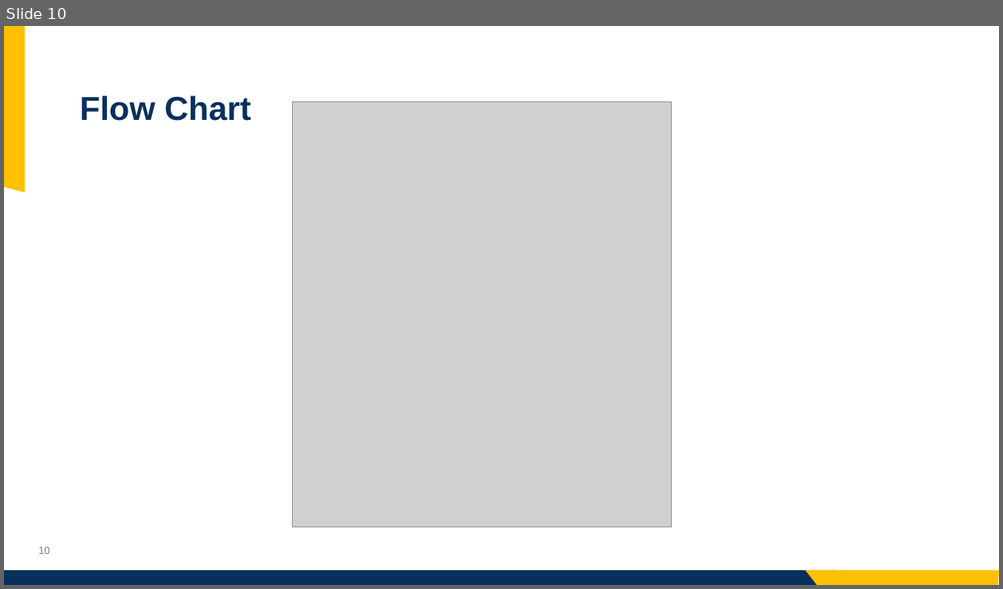
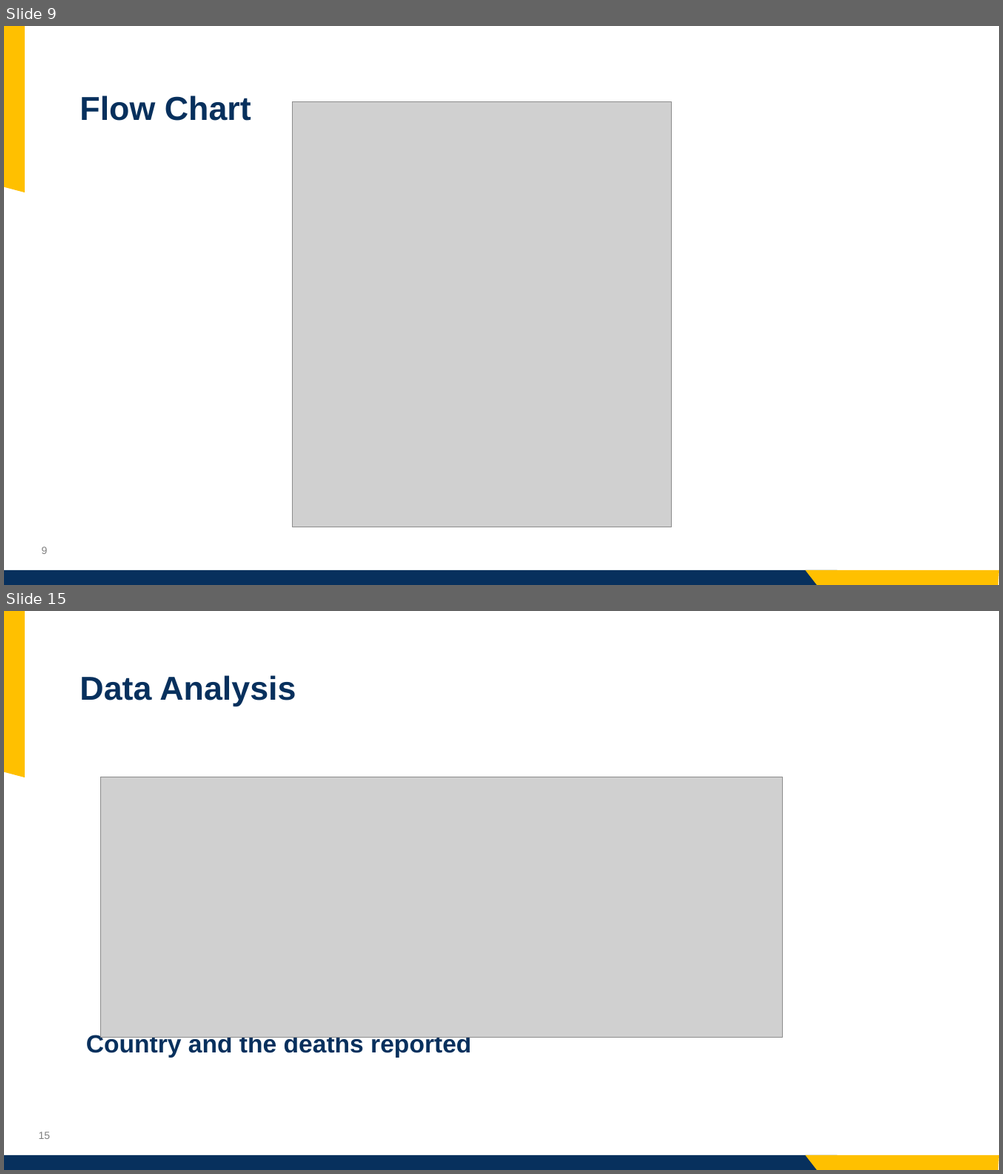
Before and after one commit to jashwanth08/SpringCapstone2023, a slide deck: presentataions/Presentation.pptx. Shown one above the other, each under a label of ours: slide 10 before the commit, slides 9 and 15 after it; the slides between them are not shown. The pictures are 1003x589 and 1003x1174 pixels, drawn with LibreOffice and Linux fonts; fonts in the diff are those of the drawing; grey boxes stand for pictures; background and template pictures are left out. Boxes give left, top, right and bottom in pixels: in the first picture for what was removed or moved away, otherwise in the second. Text is boxed around its words. In the diff, an @@ line names an element or a change of style, - is before the commit and + after.

```diff
--- a/presentataions/Presentation.pptx
+++ b/presentataions/Presentation.pptx
@@ slide 15 added at (x1=4, y1=611, x2=999, y2=1170), background picture (left out); not listed: 4 template elements that a slide beside it also shows @@
@@ title added at (x1=79, y1=675, x2=296, y2=706), 32 pt, text #07305D, bold @@
+Data Analysis
@@ picture added at (x1=101, y1=777, x2=782, y2=1038) @@
@@ text added at (x1=86, y1=1033, x2=471, y2=1058), 24 pt, text #07305D, bold @@
+Country and the deaths reported
@@ what was slide 10 is now slide 9 @@
@@ page number at (x1=42, y1=547, x2=48, y2=554): text changed @@
-10
+9
```
Also in this commit, not shown: 3 slides changed, 22 other slides added, 6 slides removed.
